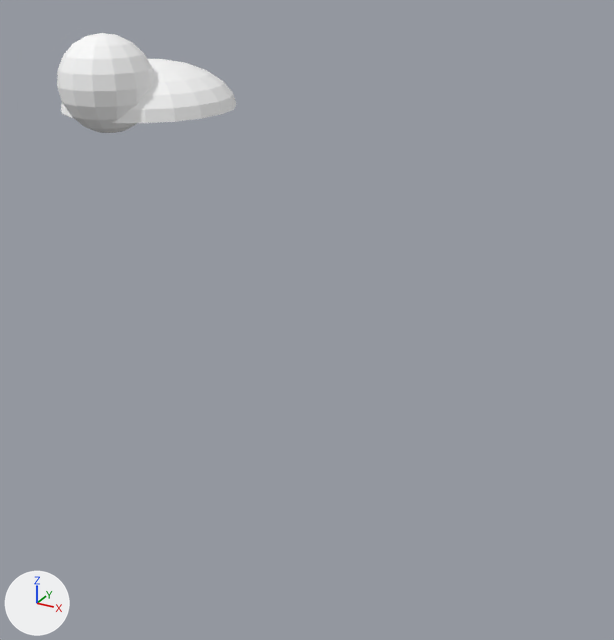
What one commit did to the glTF model public/assets/characters/hair/hair_bun.glb.
Both versions are drawn from a 50 mm lens placed at (0.74, -0.91, 1.77), pointed at (-0.17, 0.75, 0.93). Arrows for +X, +Y and +Z are at lower left; the lights stay in place. The older version comes first. Where no turn or scale is listed for an object, it has been applied to the vertices. Vertices at exactly the same position are counted once.

Objects in the first picture: 'hair_bun'.
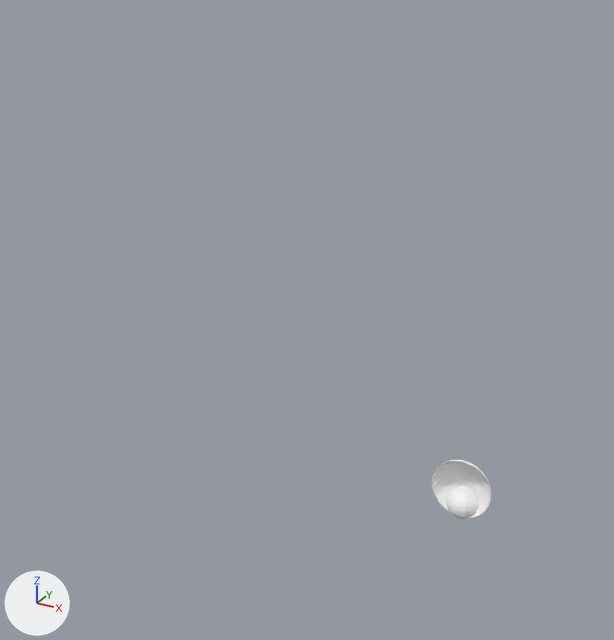
Location of each change, (x1, y1, x2, y2) in pixels of the pictures (614 x 640 px; the box of a moved part takes in the faces that stretch with it):
'hair_bun', reshaped (67% narrower, 41% shorter)
    before: (57, 33, 236, 133)
    after: (432, 460, 491, 519)
part 1 of me_sphere, moved or reshaped
    before: (57, 33, 154, 133)
    after: (446, 486, 478, 519)
part 2 of me_sphere, added
    after: (432, 460, 491, 518)
part 3 of me_sphere, deleted
    before: (61, 59, 236, 123)

Patch to the scene script:
```diff
--- a/public/assets/characters/hair/hair_bun.glb.py
+++ b/public/assets/characters/hair/hair_bun.glb.py
@@ me_sphere @@
 # used by ob_hair_bun; location = (0.0, 0.0, 0.0)
-me_sphere.from_pydata(...)  # 249 vertices, 472 faces; spans x -0.116..0.116, y -0.14..0.116, z 1.55..1.67
+me_sphere.from_pydata(...)  # 255 vertices, 476 faces; spans x -0.11..0.11, y 1.55..1.67, z -0.14..0.116
+# me_sphere part 1: the loose piece of 128 vertices spanning x -0.058..0.058, y -0.14..-0.02, z 1.55..1.67 is moved by (0.0, 1.69, -1.69)
+# me_sphere part 2: a new loose piece of 127 vertices spanning x -0.11..0.11, y 1.565..1.631, z -0.116..0.116, in mat_hair_bun_mat (white #ffffff)
+# me_sphere part 3: the loose piece of 121 vertices spanning x -0.116..0.116, y -0.116..0.116, z 1.57..1.631 is deleted
 me_sphere.materials.append(mat_hair_bun_mat)
```
